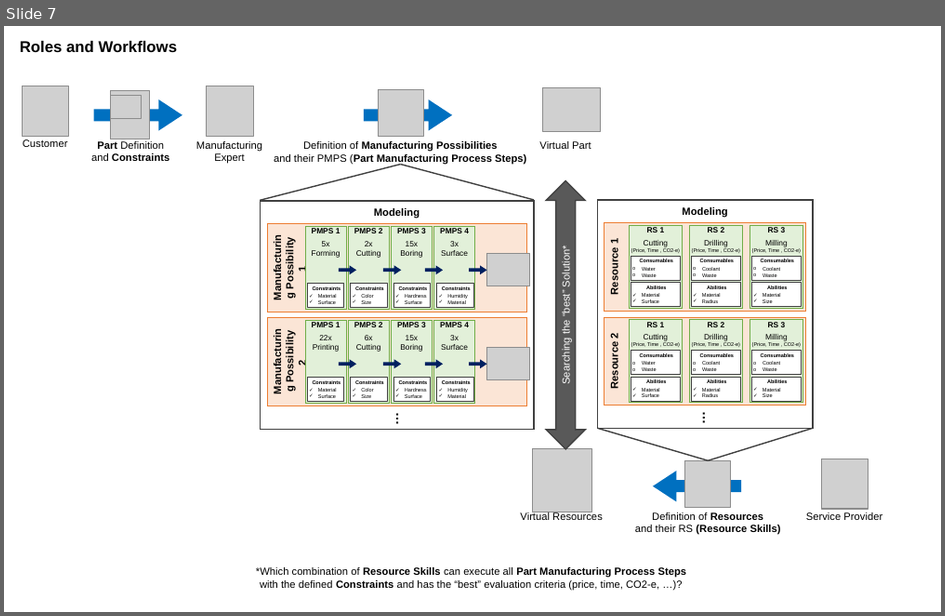
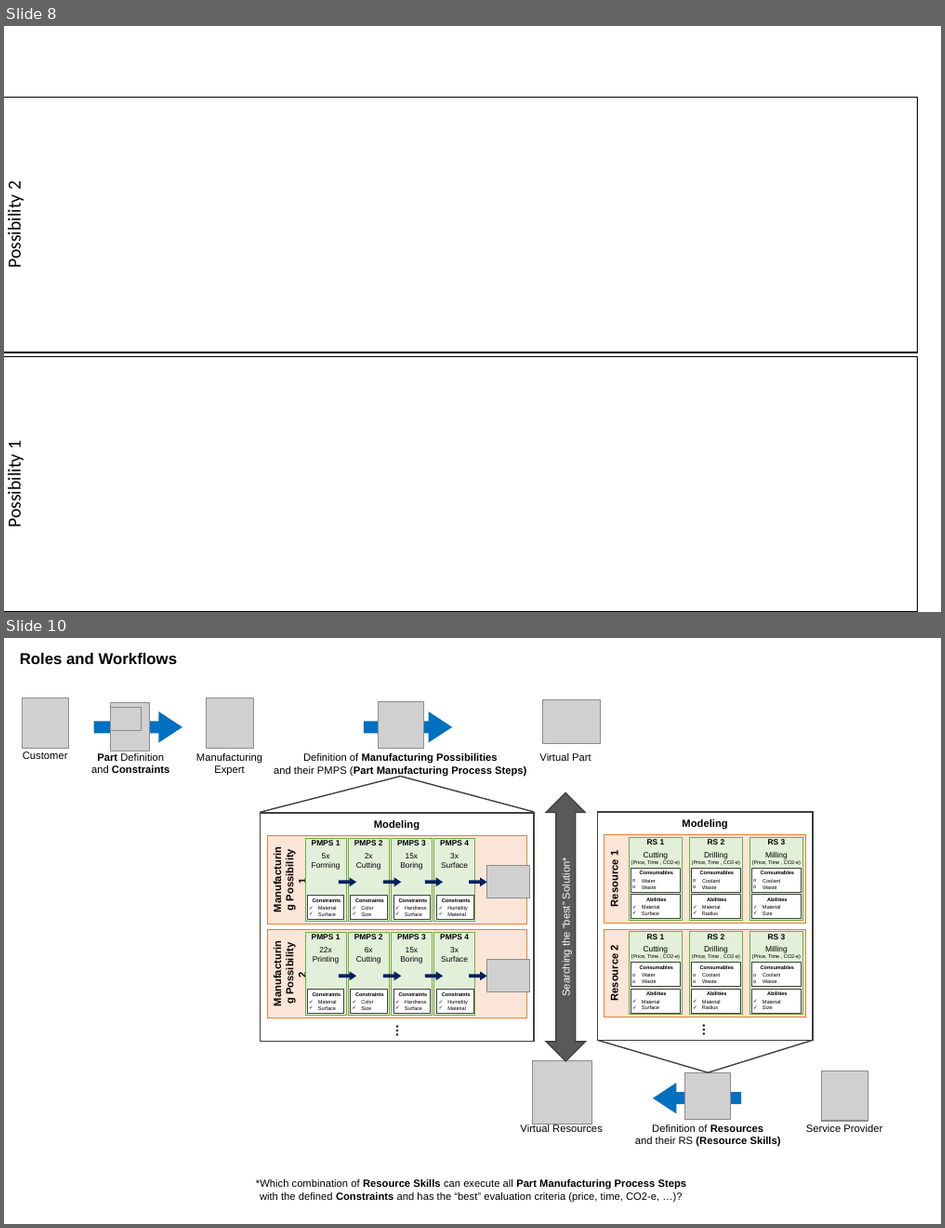
Before and after one commit to iswunistuttgart/plafosus, a slide deck: docs/docu_v1.pptx. Shown one above the other, each under a label of ours: slide 7 before the commit, slides 8 and 10 after it; the slides between them are not shown. The pictures are 945x616 and 945x1228 pixels, drawn with LibreOffice and Linux fonts; fonts in the diff are those of the drawing; grey boxes stand for pictures; background and template pictures are left out. Boxes give left, top, right and bottom in pixels: in the first picture for what was removed or moved away, otherwise in the second. Text is boxed around its words. In the diff, an @@ line names an element or a change of style, - is before the commit and + after.

```diff
--- a/docs/docu_v1.pptx
+++ b/docs/docu_v1.pptx
@@ slide 8 added at bbox=[4, 26, 941, 612], background picture (left out) @@
@@ rectangle added at bbox=[4, 98, 917, 353], outline #000000 1 pt, 14 pt, text #000000 @@
+Possibility 2
@@ rectangle added at bbox=[4, 356, 917, 612], outline #000000 1 pt, 14 pt, text #000000 @@
+Possibility 1
@@ what was slide 7 is now slide 10 @@
```
Also in this commit, not shown: 2 other slides added, 5 other files.
